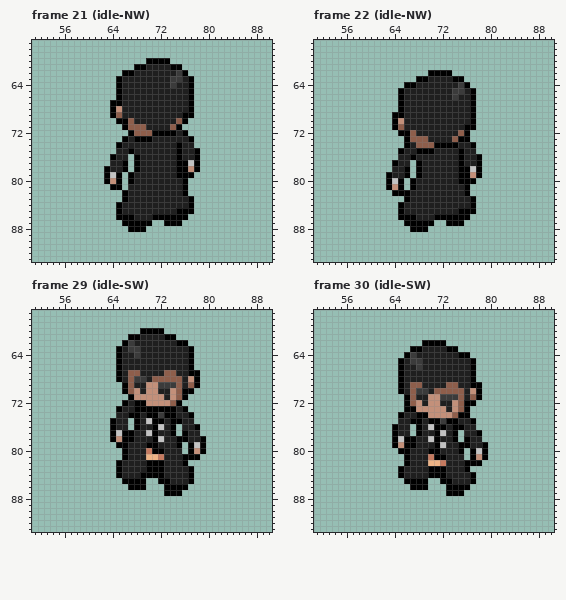
A pixel-art file gets an edit: assets/entities/characters/player/player.ase. Above, as it was before the edit.
144x144 pixels, 217 frames. Shown: frame 21 (idle-NW): x 51..90, y 57..93; frame 22 (idle-NW): x 51..90, y 57..93; frame 29 (idle-SW): x 51..90, y 57..93; frame 30 (idle-SW): x 51..90, y 57..93. The commit also changed other frames, which this record leaves out.
After the commit:
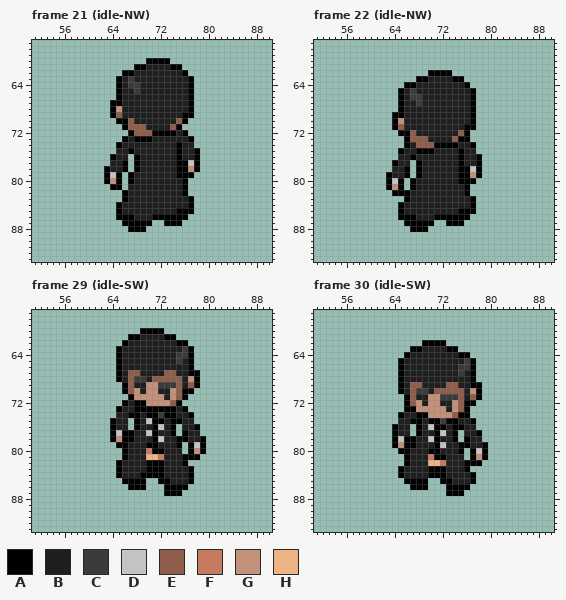
Palette (. is transparent): A #000000  B #1f1f1f  C #3b3b3b  D #c3c3c3  E #8e5e4b  F #c57a60  G #c3907a  H #eeb385
Difference:
Frame 21 (idle-NW), layer "Layer 1":
y 62: x 75 C -> B
y 63: x 67 B -> C; x 74..75 CC -> BB
y 64: x 67..68 BB -> CC; x 74 C -> B
y 65: x 68 B -> C
Frame 22 (idle-NW), layer "Layer 1":
y 64: x 75 C -> B
y 65: x 67 B -> C; x 74..75 CC -> BB
y 66: x 67..68 BB -> CC; x 74 C -> B
y 67: x 68 B -> C
Frame 29 (idle-SW), layer "Layer 1":
y 62: x 67 C -> B
y 63: x 67..68 CC -> BB; x 76 B -> C
y 64: x 68 C -> B; x 75..76 BB -> CC
y 65: x 75 B -> C
Frame 30 (idle-SW), layer "Layer 1":
y 64: x 67 C -> B
y 65: x 67..68 CC -> BB; x 76 B -> C
y 66: x 68 C -> B; x 75..76 BB -> CC
y 67: x 75 B -> C
